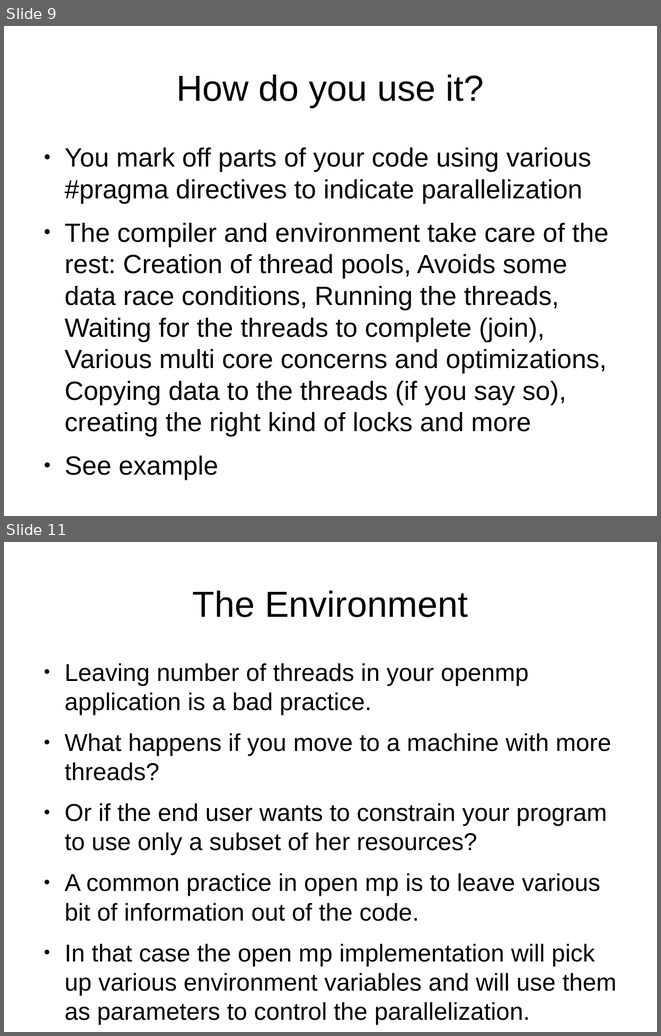
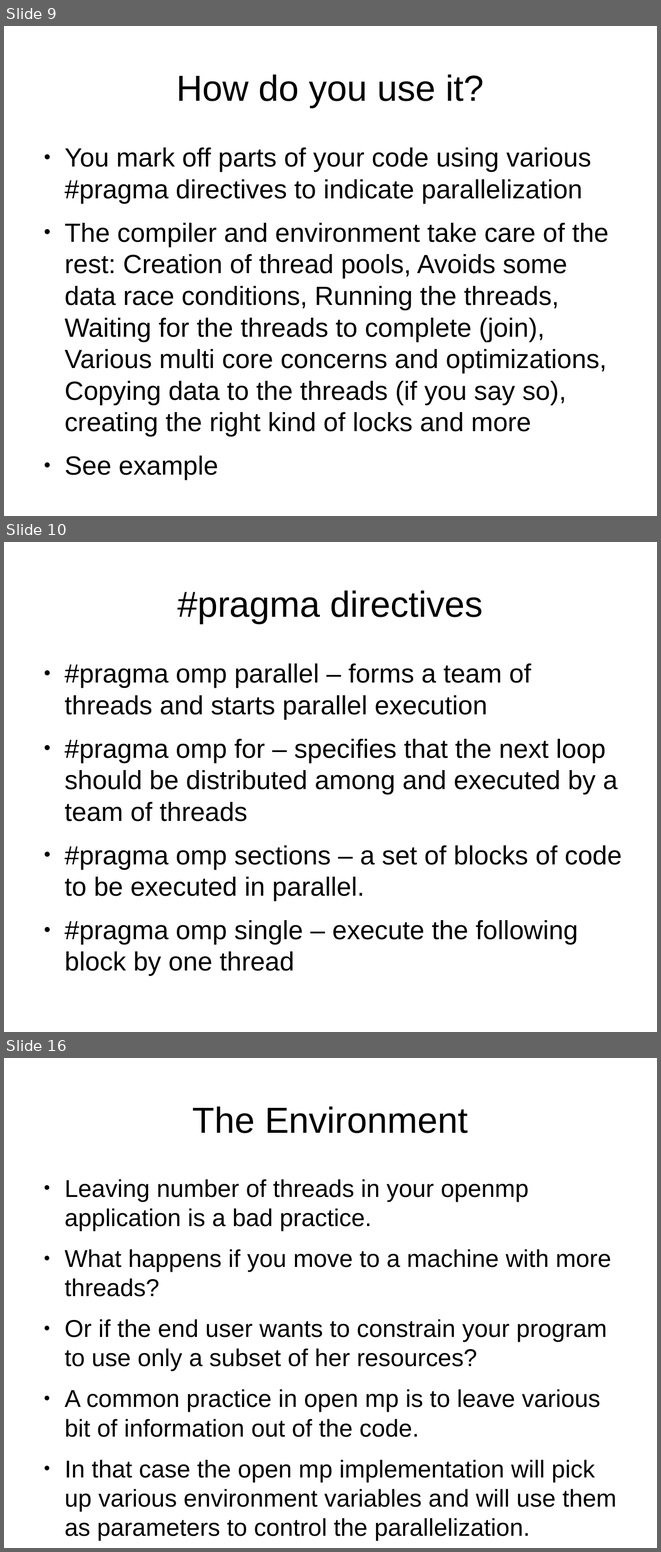
Before and after one commit to veltzer/demos, a slide deck: cpp/multi_core/openmp.odp. Shown one above the other, each under a label of ours: slides 9 and 11 before the commit, slides 9, 10 and 16 after it; the slides between them are not shown. The pictures are 661x1036 and 661x1552 pixels, drawn with LibreOffice and Linux fonts; fonts in the diff are those of the drawing. Boxes give left, top, right and bottom in pixels: in the first picture for what was removed or moved away, otherwise in the second. Text is boxed around its words. In the diff, an @@ line names an element or a change of style, - is before the commit and + after.

```diff
--- a/cpp/multi_core/openmp.odp
+++ b/cpp/multi_core/openmp.odp
@@ slide 10 added at (x1=4, y1=542, x2=657, y2=1032), background #FFFFFF @@
@@ title added at (x1=177, y1=590, x2=483, y2=623), 44 pt, text #000000 @@
+#pragma directives
@@ text added at (x1=64, y1=663, x2=622, y2=976), 32 pt, text #000000 @@
+● #pragma omp parallel – forms a team of threads and starts parallel execution
+● #pragma omp for – specifies that the next loop should be distributed among and executed by a team of threads
+● #pragma omp sections – a set of blocks of code to be executed in parallel.
+● #pragma omp single – execute the following block by one thread
@@ what was slide 11 is now slide 16 @@
```
Also in this commit, not shown: 1 slide changed, 9 other slides added, 4 other files.
